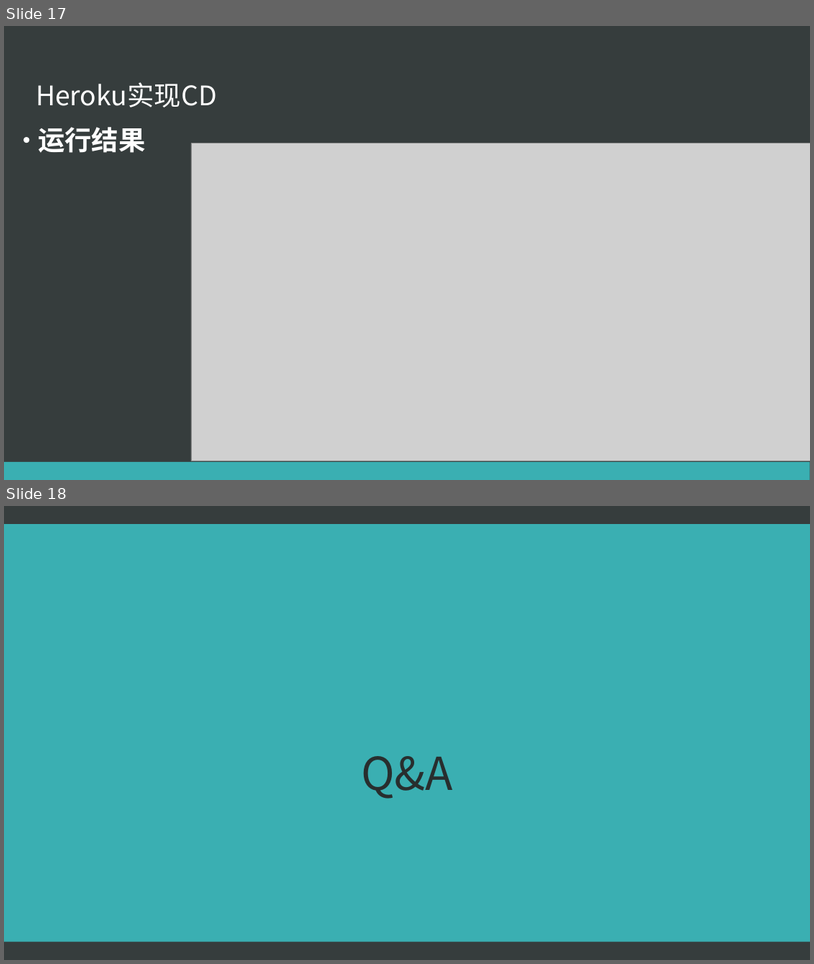
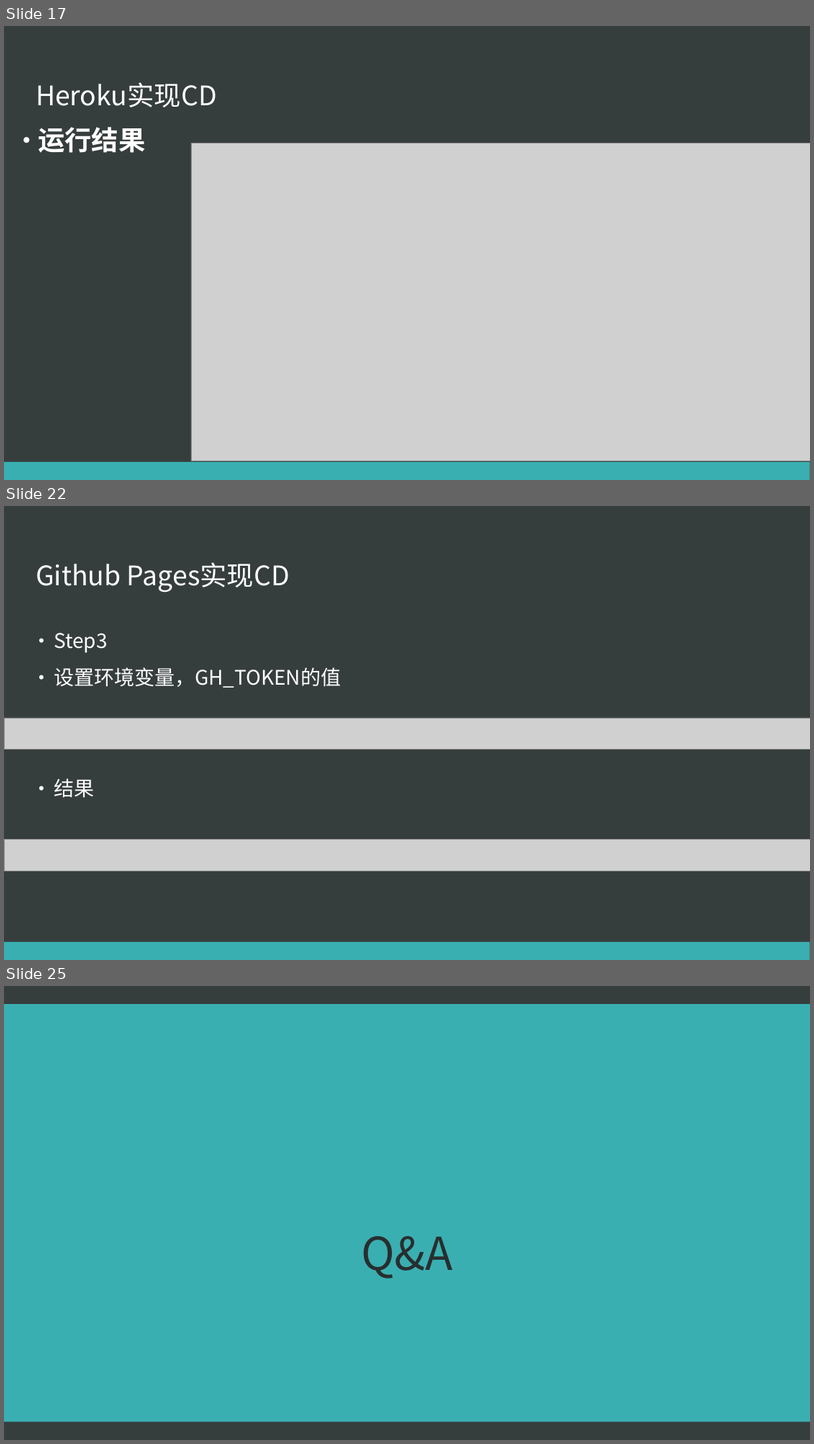
Before and after one commit to CJTSAJ/cicd-homework, a slide deck: CI-CD.pptx. Shown one above the other, each under a label of ours: slides 17 and 18 before the commit, slides 17, 22 and 25 after it; the slides between them are not shown. The pictures are 814x964 and 814x1444 pixels, drawn with LibreOffice and Linux fonts; fonts in the diff are those of the drawing; grey boxes stand for pictures. Boxes give left, top, right and bottom in pixels: in the first picture for what was removed or moved away, otherwise in the second. Text is boxed around its words. In the diff, an @@ line names an element or a change of style, - is before the commit and + after.

Commit message:
ppt 跟新，加入使用Github Pages实现CD的相关内容

```diff
--- a/CI-CD.pptx
+++ b/CI-CD.pptx
@@ slide 22 added at <box>4,506,810,960</box>, background #363D3D; not listed: 1 template element that a slide beside it also shows @@
@@ title added at <box>36,562,290,592</box>, 32 pt, text #FFFFFF @@
+Github Pages实现CD
@@ text added at <box>54,633,341,798</box>, 24 pt, text #FFFFFF @@
+• Step3
+• 设置环境变量，GH_TOKEN的值
+• 结果
@@ picture added at <box>4,718,810,749</box> @@
@@ picture added at <box>4,839,810,870</box> @@
@@ what was slide 18 is now slide 25 @@
```
Also in this commit, not shown: 4 slides changed, 6 other slides added.
